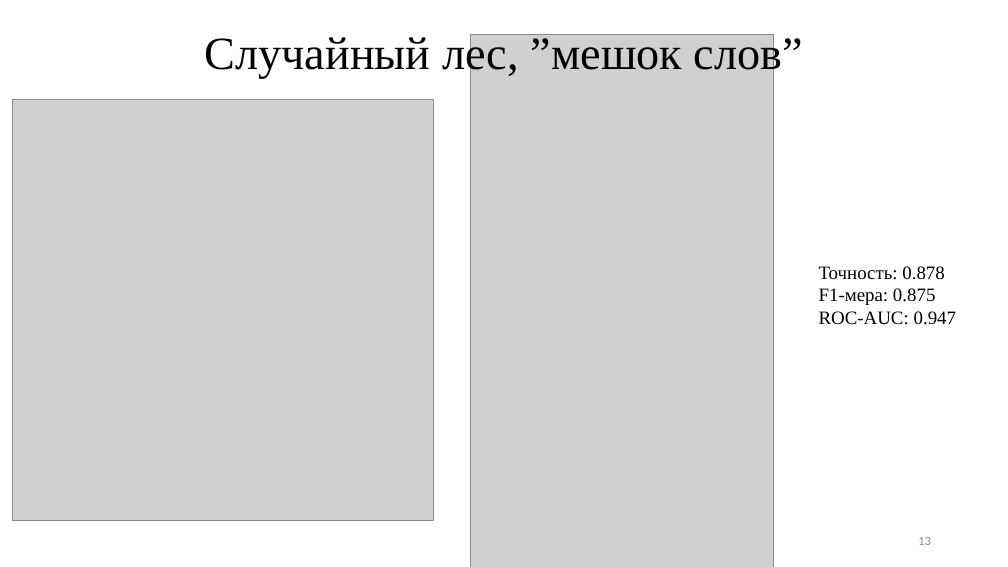
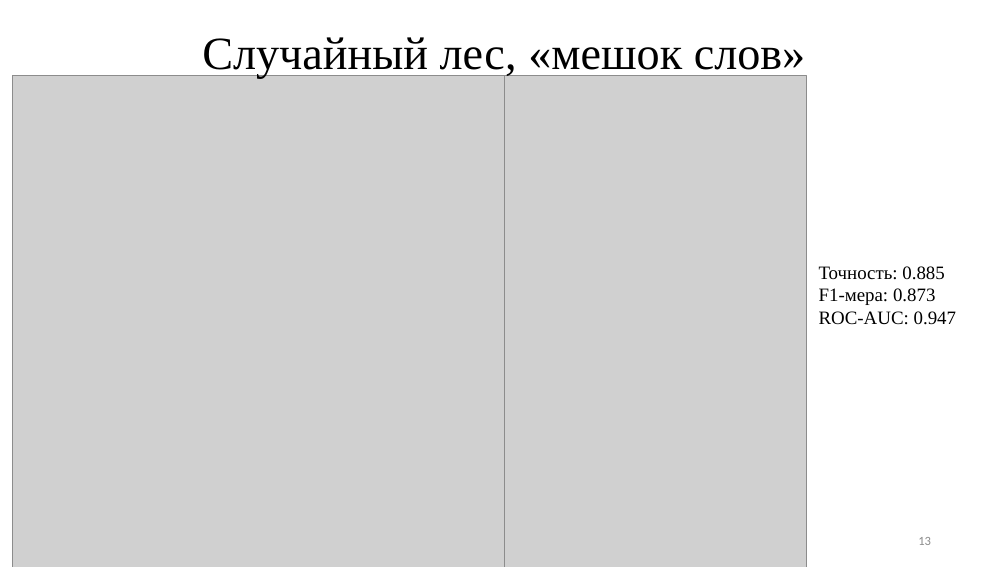
Before and after one commit to TheSawIsTheLaw/iWannaKillMyself, a slide deck: slide 13 of fuckingStarts/iHatePresentations/presentation.pptx. Drawn at 1008x567 pixels with LibreOffice and Linux fonts; fonts in the diff are those of the drawing; grey boxes stand for pictures. Boxes give left, top, right and bottom in pixels: in the first picture for what was removed or moved away, otherwise in the second. Text is boxed around its words. In the diff, an @@ line names an element or a change of style, - is before the commit and + after.

```diff
--- a/fuckingStarts/iHatePresentations/presentation.pptx
+++ b/fuckingStarts/iHatePresentations/presentation.pptx
@@ title at (x1=202, y1=37, x2=806, y2=79): text changed @@
-Случайный лес, ”мешок слов”
+Случайный лес, «мешок слов»
@@ picture resized from (x1=12, y1=100, x2=433, y2=521) to (x1=13, y1=76, x2=504, y2=567) @@
@@ picture resized from (x1=471, y1=34, x2=774, y2=567) to (x1=504, y1=76, x2=807, y2=567) @@
@@ text at (x1=819, y1=266, x2=945, y2=305): text changed @@
-Точность: 0.878
-F1-мера: 0.875
+Точность: 0.885
+F1-мера: 0.873
```
Also in this commit, not shown: 7 other slides changed, 14 other files.
